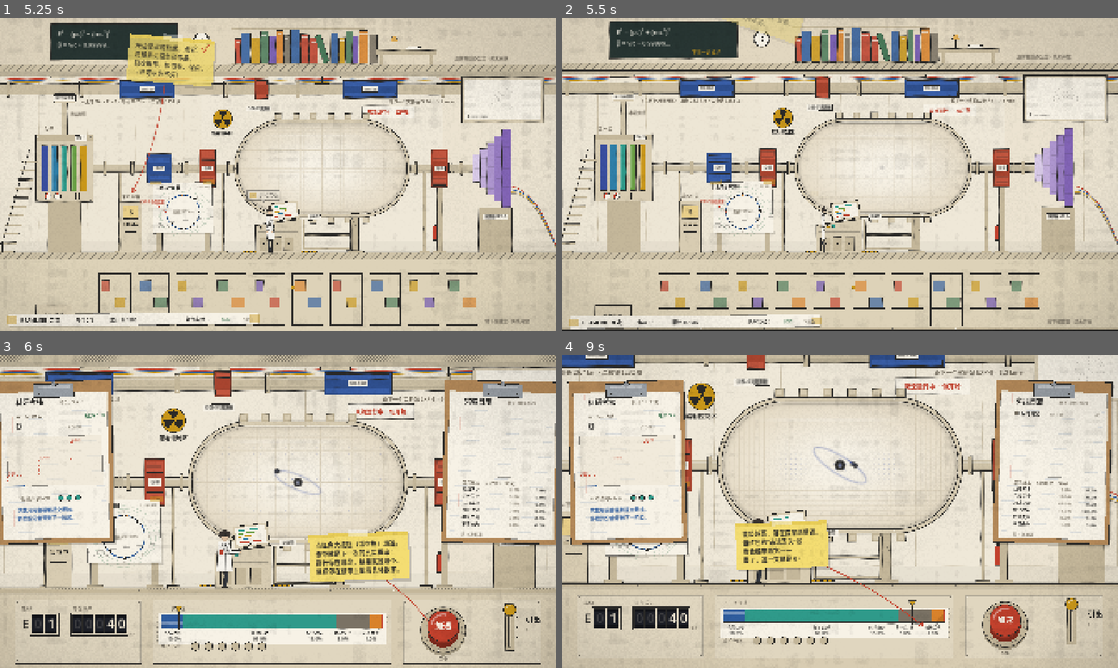
Above: before the commit, frames 1-4 (two rows, left to right).
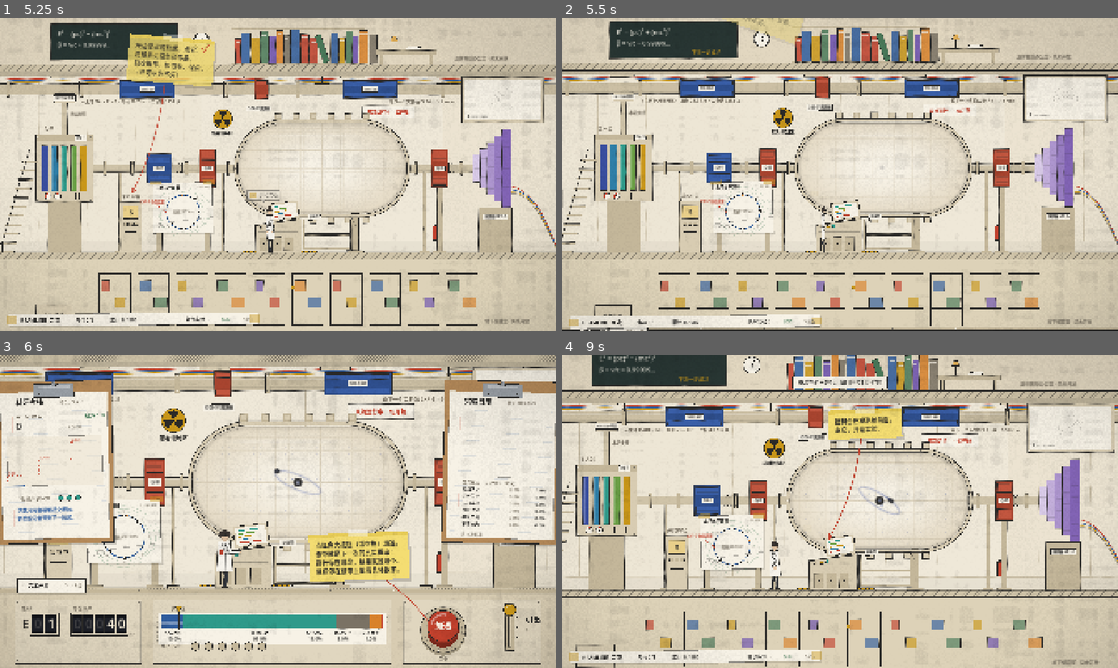
Above: after the commit, the same moments.

Repository: tntsg1/shuliu
Game: Godot game, scene res://main.tscn
Two runs of this game, one before a commit and one after it. Both use one fixed random seed, a clock stepped at 60 frames per second and the inputs below.
Inputs (mouse positions are in pixels of both pictures, inside the frame that each line leads up to):
- Up to frame 1 (5.25 s): tap Enter at 0.5 s; move the mouse to (250, 237) at 0.52 s; hold Space (accelerate) 0.53-1.25 s; tap F (submit) at 0.6, 2.1, 3.8 s; click (250, 237) at 0.67 s; drag from (444, 221) to (250, 237) at 1.27 s; move the mouse to (111, 127) at 2.02 s; hold A (move_left) 2.03-2.75 s; click (111, 127) at 2.17 s; drag from (305, 174) to (111, 127) at 2.77 s; move the mouse to (194, 96) at 3.52 s; hold Escape (back) 3.53-4.25 s; tap Keypad Enter at 3.6 s; click (194, 96) at 3.67 s; drag from (400, 158) to (194, 96) at 4.27 s; move the mouse to (166, 190) at 5.02 s; hold Space (accelerate) from 5.03 s (still down); tap E (interact) at 5.1 s; click (166, 190) at 5.17 s
- Up to frame 2 (5.5 s): keep holding Space (accelerate); tap F (submit) at 5.3 s
- Up to frame 3 (6 s): release Space (accelerate) at 5.75 s; drag from (333, 442) to (166, 527) at 5.77 s
- Up to frame 4 (9 s): move the mouse to (812, 574) at 6.52 s; hold D (move_right) 6.53-7.25 s; tap Enter at 6.6 s; click (812, 574) at 6.67 s; tap F (submit) at 6.8, 8.1 s; drag from (1006, 558) to (812, 574) at 7.27 s; move the mouse to (673, 464) at 8.02 s; hold Escape (back) 8.03-8.75 s; click (673, 464) at 8.17 s; drag from (867, 511) to (673, 464) at 8.77 s

Frame 1 is identical in both runs. In frame 2, 0.1% of the frame differs, in the area x 3-16%, y 98-100%; in frame 3, 0.5%; in frame 4, 55%, in the area x 0-100%, y 0-100%.

Commit message:
实验中途可离开去采购再回来（纸签/Esc/右键），束流保留不算新实验，中途买卖立即生效

Diff:
--- a/scripts/core/run.gd
+++ b/scripts/core/run.gd
@@ -510,7 +510,7 @@
 	return ""
 
 func sell(id: String) -> int:
-	if beam != null or not has(id):
+	if not has(id):
 		return 0
 	var v: int = Items.sell_price(id)
 	relics.erase(id)
--- a/scripts/main.gd
+++ b/scripts/main.gd
@@ -226,6 +226,8 @@
 				accelerate()
 			elif ev.is_action("interact") and e_guard <= 0.0:
 				extract()
+			elif ev.is_action("back"):
+				leave_console()
 		M.BLOOM:
 			if ev.is_action("accelerate") or ev.is_action("interact"):
 				if timer > 0.5:
@@ -270,7 +272,16 @@
 	clip_l.show_t = 1.0
 	clip_r.show_t = 1.0
 	overlay.strip_t = 0.0
-	_new_beam()
+	if run.beam != null:
+		# 中途离开又回来：束流还在舱里，接着加速
+		Sfx.play("arc", -16.0, 1.2)
+		_sync()
+		mode = M.CONSOLE
+		e_guard = 0.4
+		cooldown = 0.25
+		overlay.say("束流还在，继续实验")
+	else:
+		_new_beam()
 
 func _new_beam() -> void:
 	overlay.hide_card()
@@ -510,7 +521,11 @@
 	clip_r.show_t = 0.0
 	overlay.strip_t = 1.0
 	cam_omega = 3.6
-	chamber.empty()
+	panel.show_leave = false
+	if run.beam == null:
+		chamber.empty()
+	else:
+		overlay.say("束流在舱里等你，随时回控制台继续")
 
 func restart() -> void:
 	run = Run.new()
@@ -542,6 +557,7 @@
 	if now >= stop_until:
 		Engine.time_scale = (slow_scale if now < slow_until else 1.0) * dev_speed
 	var dang := 0.0
+	panel.show_leave = mode == M.CONSOLE and run.beam != null
 	if mode == M.CONSOLE or mode == M.SPIN:
 		dang = shown_dang
 		Sfx.set_hum(true, shown_e, clampf(dang / 0.35, 0.0, 1.0), shown_lock)
@@ -568,7 +584,7 @@
 				cam_target = Vector2(1000, 520)
 				zoom_target = 1.6
 			if _near_console():
-				prompt.show_at(Vector2(Geo.CONSOLE_STAND, Geo.FLOOR - 205), "E", "开始实验")
+				prompt.show_at(Vector2(Geo.CONSOLE_STAND, Geo.FLOOR - 205), "E", "继续实验" if run.beam != null else "开始实验")
 			elif _near_terminal():
 				prompt.show_at(Vector2(Geo.TERMINAL_X + 35, Geo.FLOOR - 225), "E", "采购终端")
 			elif not hover_interact:
@@ -762,6 +778,9 @@
 	if mb.button_index == MOUSE_BUTTON_RIGHT:
 		if mode == M.RESULT and not run.must_submit():
 			leave_console()
+		elif mode == M.CONSOLE and run.beam != null:
+			leave_console()
+			_walk_to(Geo.TERMINAL_X + 35, "shop")
 		return
 	if mb.button_index != MOUSE_BUTTON_LEFT:
 		return
@@ -771,7 +790,10 @@
 			if a != "":
 				_card_action(a)
 		M.CONSOLE:
-			if panel.hit_button(sp):
+			if panel.leave_rect.has_point(sp):
+				leave_console()
+				_walk_to(Geo.TERMINAL_X + 35, "shop")
+			elif panel.hit_button(sp):
 				accelerate()
 			elif panel.hit_knob(sp) and e_guard <= 0.0:
 				panel.start_drag()
@@ -816,9 +838,12 @@
 				hand = true
 				hover_interact = true
 				var is_term := _terminal_rect().has_point(wp)
-				prompt.show_at(Vector2(Geo.TERMINAL_X + 35, Geo.FLOOR - 225) if is_term else Vector2(Geo.CONSOLE_STAND, Geo.FLOOR - 205), "点击", "去采购" if is_term else "开始实验")
+				prompt.show_at(Vector2(Geo.TERMINAL_X + 35, Geo.FLOOR - 225) if is_term else Vector2(Geo.CONSOLE_STAND, Geo.FLOOR - 205), "点击", "去采购" if is_term else ("继续实验" if run.beam != null else "开始实验"))
 		M.CONSOLE, M.SPIN:
 			panel.hover_btn = mode == M.CONSOLE and panel.hit_button(sp)
+			panel.hover_leave = mode == M.CONSOLE and panel.leave_rect.has_point(sp)
+			if panel.hover_leave:
+				hand = true
 			panel.hover_knob = mode == M.CONSOLE and panel.hit_knob(sp)
 			hand = panel.hover_btn or panel.hover_knob or panel.dragging or mode == M.SPIN
 			var k: int = panel.seg_at(sp)
--- a/scripts/ui/console_panel.gd
+++ b/scripts/ui/console_panel.gd
@@ -6,6 +6,10 @@
 var main: Node
 var show_t := 0.0
 var show_v := 0.0
+var show_leave := false     # 实验进行中可以离开去采购（由主逻辑每帧设置）
+var leave_v := 0.0
+var leave_rect := Rect2()
+var hover_leave := false
 var _vs := 0.0
 # 计数器（滚轮）
 var val_disp := 0.0
@@ -214,6 +218,7 @@
 	# —— 右：按钮 + 拉杆 ——
 	_button(Vector2(1530, y0 + 150))
 	_lever(Vector2(1760, y0 + 210))
+	_leave_tab(y0)
 
 func _plate(r: Rect2) -> void:
 	var el := Pal.equip_line()
@@ -484,3 +489,19 @@
 		if p.x <= seg_x[k]:
 			return k
 	return seg_x.size() - 1
+
+## 面板左上角伸出的纸签：实验进行中随时离开去采购，束流留在舱里等你回来
+func _leave_tab(y0: float) -> void:
+	leave_v = lerpf(leave_v, 1.0 if show_leave else 0.0, 0.2)
+	if leave_v < 0.02:
+		leave_rect = Rect2()
+		return
+	var el := Pal.equip_line()
+	var h := 40.0
+	var r := Rect2(60, y0 + 14 - h * leave_v - (4.0 if hover_leave else 0.0), 236, h + 8)
+	leave_rect = r if leave_v > 0.8 else Rect2()
+	draw_rect(Rect2(r.position + Vector2(3, 4), r.size), Color(0, 0, 0, 0.12))
+	draw_rect(r, Pal.c("gold") if hover_leave else Pal.c("paper"))
+	draw_rect(r, Pal.c("red") if hover_leave else el, false, 2.0 if hover_leave else 1.4)
+	Ink.text(self, "← 先去采购", r.position + Vector2(16, 28), 18, Pal.c("text"), Pal.bold)
+	Ink.text(self, "Esc · 右键", r.position + Vector2(r.size.x - 14, 27), 13, Pal.c("text2"), Pal.font, HORIZONTAL_ALIGNMENT_RIGHT)
--- /dev/null
+++ b/tests/leave_shots.gd
@@ -0,0 +1,69 @@
+extends SceneTree
+## 实验中途离开去采购再回来：束流保留、实验次数不变
+
+var main: Node
+
+func _initialize() -> void:
+	DirAccess.make_dir_recursive_absolute(ProjectSettings.globalize_path("res://shots/"))
+	main = load("res://main.tscn").instantiate()
+	main.play_tutorial = false
+	main.play_intro = false
+	root.add_child(main)
+	_go()
+
+func snap(name: String) -> void:
+	await RenderingServer.frame_post_draw
+	root.get_viewport().get_texture().get_image().save_png(ProjectSettings.globalize_path("res://shots/" + name + ".png"))
+	print("shot ", name)
+
+func frames(n: int) -> void:
+	for i in n:
+		await process_frame
+
+func until(f: Callable, limit := 1200) -> void:
+	var n := 0
+	while not f.call() and n < limit:
+		await process_frame
+		n += 1
+
+func _go() -> void:
+	await frames(2)
+	var run: Run = main.run
+	run.money = 200
+	main.player.position.x = Geo.CONSOLE_STAND - 60
+	main.enter_console()
+	await until(func(): return main.mode == main.M.CONSOLE)
+	for i in 3:
+		run.dev_force = Odds.SUCCESS
+		main.cooldown = 0.0
+		main.accelerate()
+		await until(func(): return main.mode == main.M.CONSOLE)
+		await frames(10)
+	var e0: int = run.beam.energy
+	var n0: int = run.experiment_no
+	var left0: int = run.experiments_left
+	await frames(20)
+	await snap("leave_01_tab")
+	# 点纸签离开 → 自动走到终端打开商店
+	var ev := InputEventMouseButton.new()
+	ev.button_index = MOUSE_BUTTON_LEFT
+	ev.pressed = true
+	ev.position = main.panel.leave_rect.get_center()
+	main._mouse(ev)
+	await until(func(): return main.mode == main.M.SHOP)
+	await frames(60)
+	await snap("leave_02_shop_midbeam")
+	var bought := ""
+	for i in run.offers.size():
+		if run.buy(i) == "":
+			bought = run.offers[i].id
+			break
+	main.shop.hide_shop()
+	await frames(30)
+	await snap("leave_03_walk_back")
+	main.enter_console()
+	await until(func(): return main.mode == main.M.CONSOLE)
+	await frames(30)
+	await snap("leave_04_back")
+	print("same beam: ", run.beam != null and run.beam.energy == e0, " exp_no ", n0, "->", run.experiment_no, " left ", left0, "->", run.experiments_left, " bought ", bought, " has ", run.has(bought))
+	quit(0)
Not shown, added: tests/b5_shots.gd.uid
Not shown, added: tests/leave_shots.gd.uid
Not shown, changed: design/DECISIONS.md
